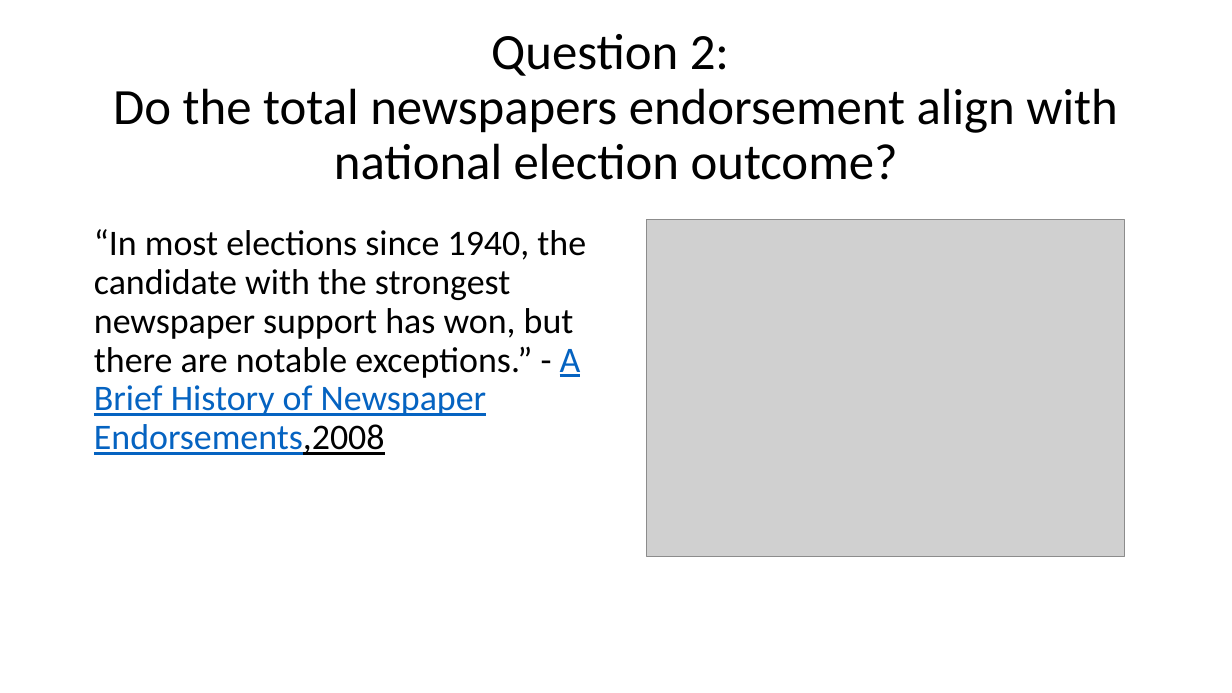
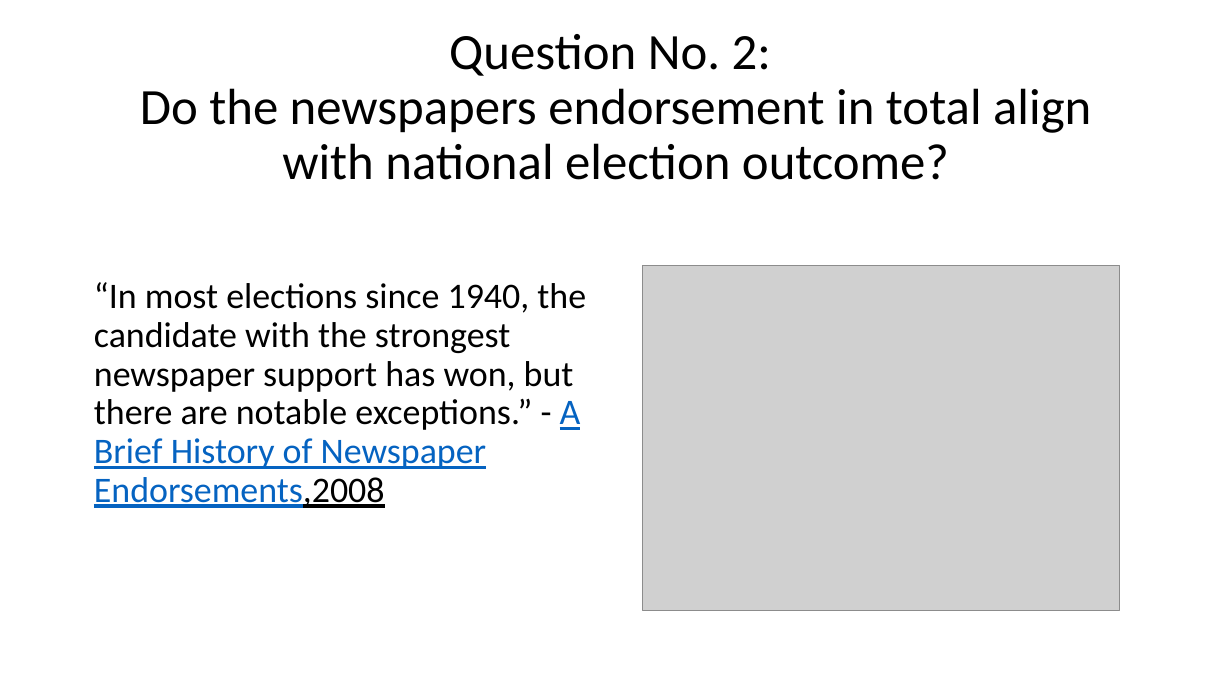
Before and after one commit to zhou8p/Capstone-Project, a slide deck: slide 4 of NewspapersEndorsement.pptx. Drawn at 1232x693 pixels with LibreOffice and Linux fonts; fonts in the diff are those of the drawing; grey boxes stand for pictures. Boxes give left, top, right and bottom in pixels: in the first picture for what was removed or moved away, otherwise in the second. Text is boxed around its words. In the diff, an @@ line names an element or a change of style, - is before the commit and + after.

```diff
--- a/NewspapersEndorsement.pptx
+++ b/NewspapersEndorsement.pptx
@@ title at (140, 34, 1091, 180): text changed @@
-Question 2:
-Do the total newspapers endorsement align with national election outcome?
+Question No. 2:
+Do the newspapers endorsement in total align with national election outcome?
@@ picture: place and size @@
-picture at (647, 220, 1125, 556)
+picture at (642, 265, 1120, 610)
@@ text "“In most elections since 1940, ...": place and size @@
-text "“In most elections since 1940, ..." at (94, 229, 586, 455)
+text "“In most elections since 1940, ..." at (94, 282, 586, 508)
```
Also in this commit, not shown: 5 other slides changed.
